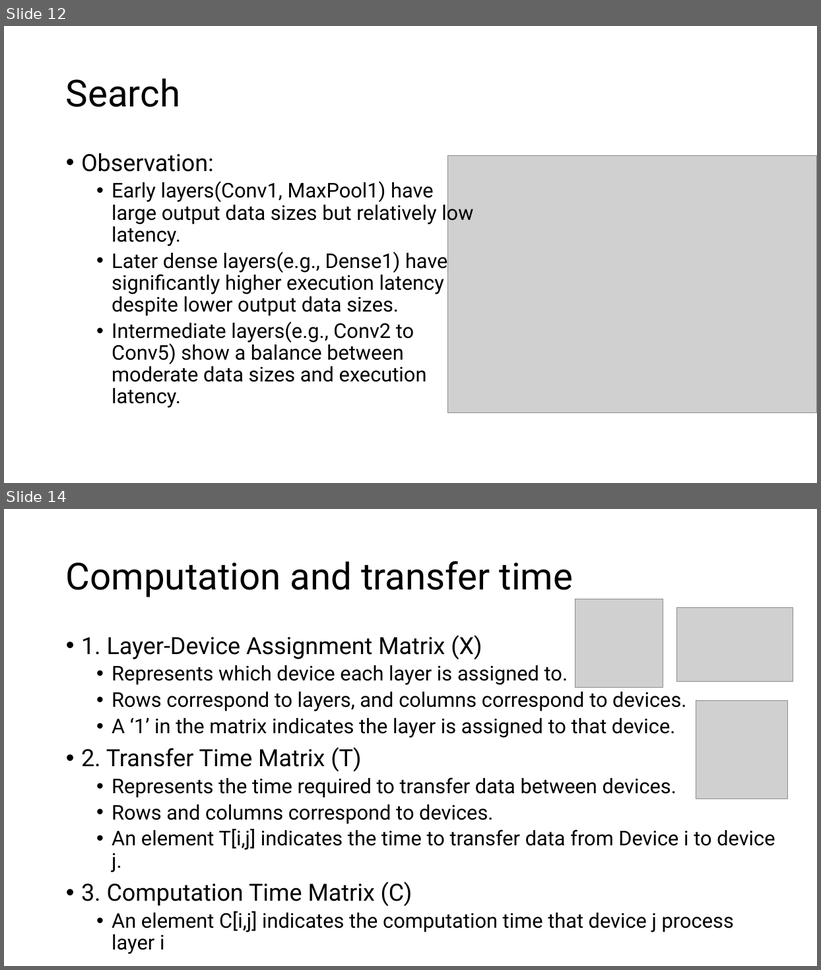
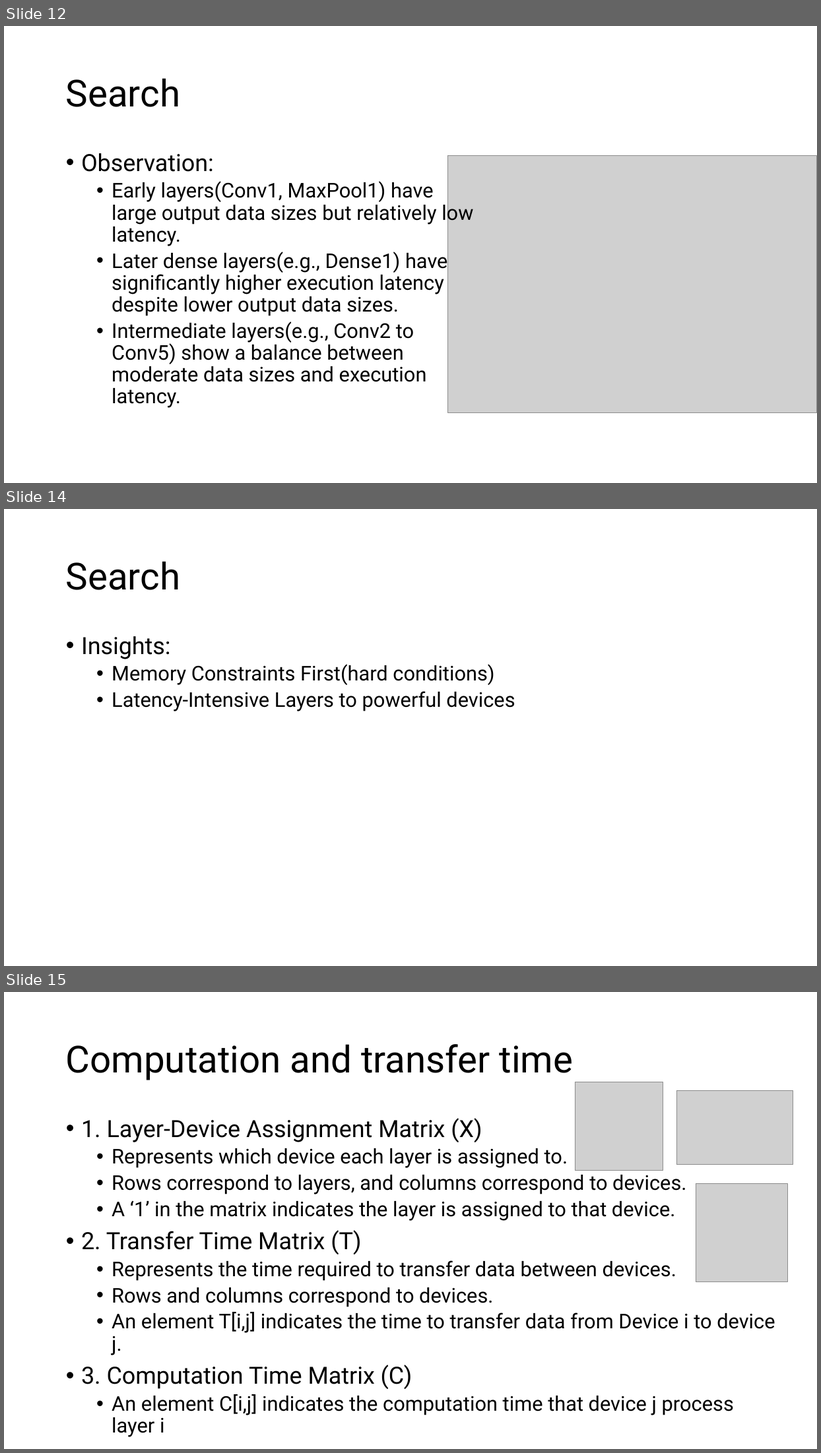
Before and after one commit to GXG-CS/on_device_learning, a slide deck: micro-network-project.pptx. Shown one above the other, each under a label of ours: slides 12 and 14 before the commit, slides 12, 14 and 15 after it; the slides between them are not shown. The pictures are 821x970 and 821x1453 pixels, drawn with LibreOffice and Linux fonts; fonts in the diff are those of the drawing; grey boxes stand for pictures. Boxes give left, top, right and bottom in pixels: in the first picture for what was removed or moved away, otherwise in the second. Text is boxed around its words. In the diff, an @@ line names an element or a change of style, - is before the commit and + after.

Commit message:
cost function insights

```diff
--- a/micro-network-project.pptx
+++ b/micro-network-project.pptx
@@ slide 14 added at box(4, 509, 817, 966), background #FFFFFF @@
@@ title added at box(66, 561, 180, 590), 44 pt, text #000000 @@
+Search
@@ text added at box(81, 636, 515, 712), 24 pt, text #000000 @@
+• Insights:
+  • Memory Constraints First(hard conditions)
+  • Latency-Intensive Layers to powerful devices
@@ what was slide 14 is now slide 15 @@
```
Also in this commit, not shown: 3 slides changed.
